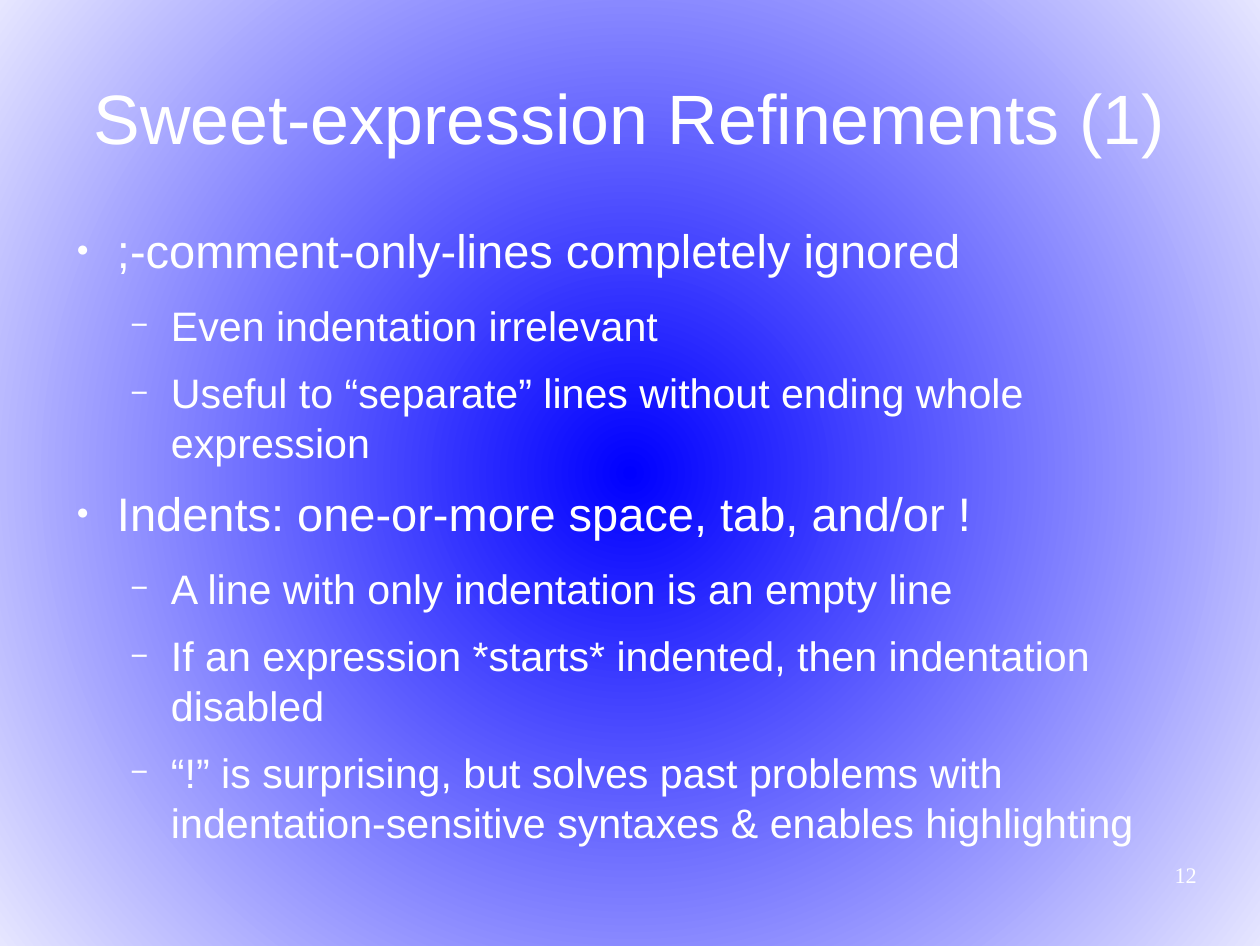
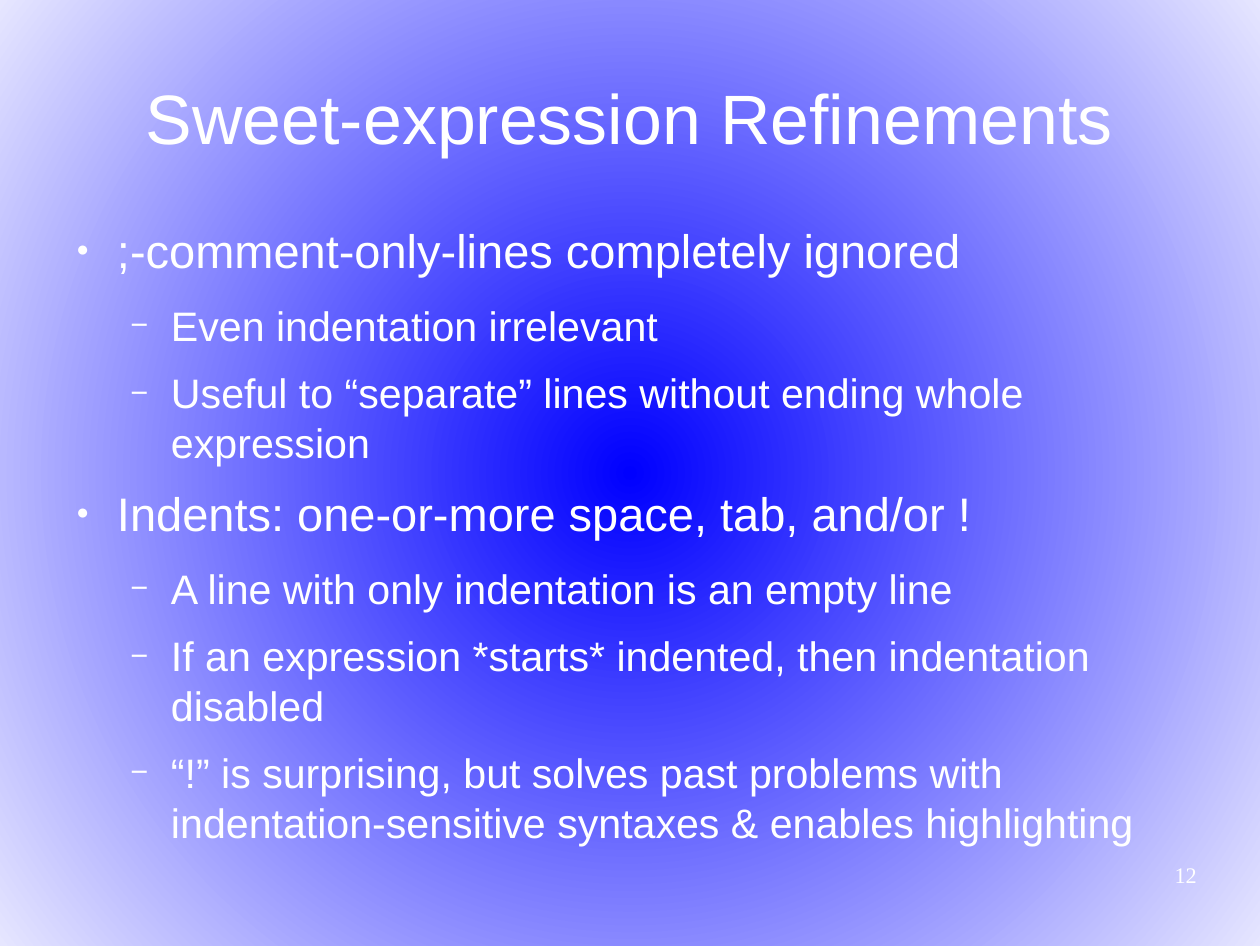
Before and after one commit to martin12333/Readable-Lisp-S-expressions, a slide deck: slide 12 of readable-s-expressions.odp. Drawn at 1260x946 pixels with LibreOffice and Linux fonts; fonts in the diff are those of the drawing. Boxes give left, top, right and bottom in pixels: in the first picture for what was removed or moved away, otherwise in the second. Text is boxed around its words. In the diff, an @@ line names an element or a change of style, - is before the commit and + after.

```diff
--- a/readable-s-expressions.odp
+++ b/readable-s-expressions.odp
@@ title at (146,88,1112,157): text changed @@
-Sweet-expression Refinements (1)
+Sweet-expression Refinements
```
Also in this commit, not shown: 13 other slides changed.
